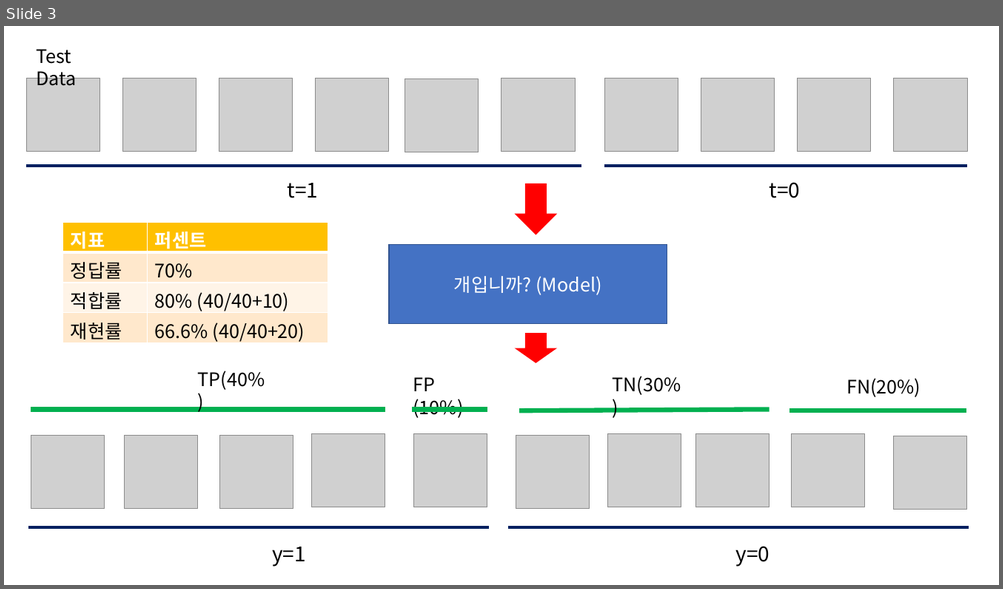
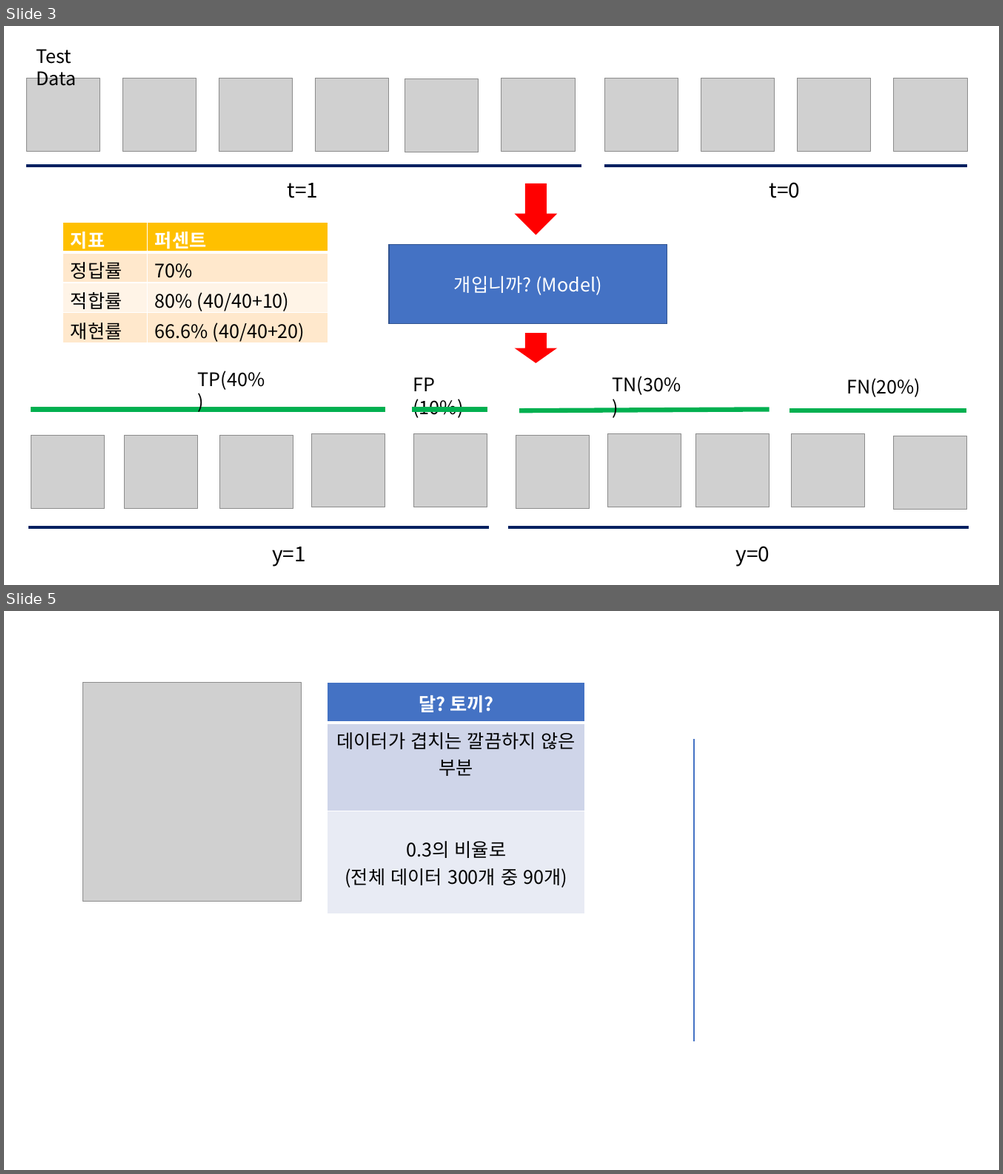
Before and after one commit to bn3monkey/MachineLearning, a slide deck: 3_7_model_evaluation/model_evaluation.pptx. Shown one above the other, each under a label of ours: slide 3 before the commit, slides 3 and 5 after it; the slides between them are not shown. The pictures are 1003x589 and 1003x1174 pixels, drawn with LibreOffice and Linux fonts; fonts in the diff are those of the drawing; grey boxes stand for pictures. Boxes give left, top, right and bottom in pixels: in the first picture for what was removed or moved away, otherwise in the second. Text is boxed around its words. In the diff, an @@ line names an element or a change of style, - is before the commit and + after.

```diff
--- a/3_7_model_evaluation/model_evaluation.pptx
+++ b/3_7_model_evaluation/model_evaluation.pptx
@@ slide 5 added at bbox=[4, 611, 999, 1170], background #FFFFFF @@
@@ picture added at bbox=[82, 683, 301, 901] @@
@@ table added at bbox=[327, 683, 584, 900], 3 rows, 1 columns @@
+달? 토끼?
+데이터가 겹치는 깔끔하지 않은 부분
+0.3의 비율로 / (전체 데이터 300개 중 90개)
@@ line added from (694, 739) to (694, 1042), #4472C4 1.5 pt @@
```
Also in this commit, not shown: 3 other slides added, 5 other files.
